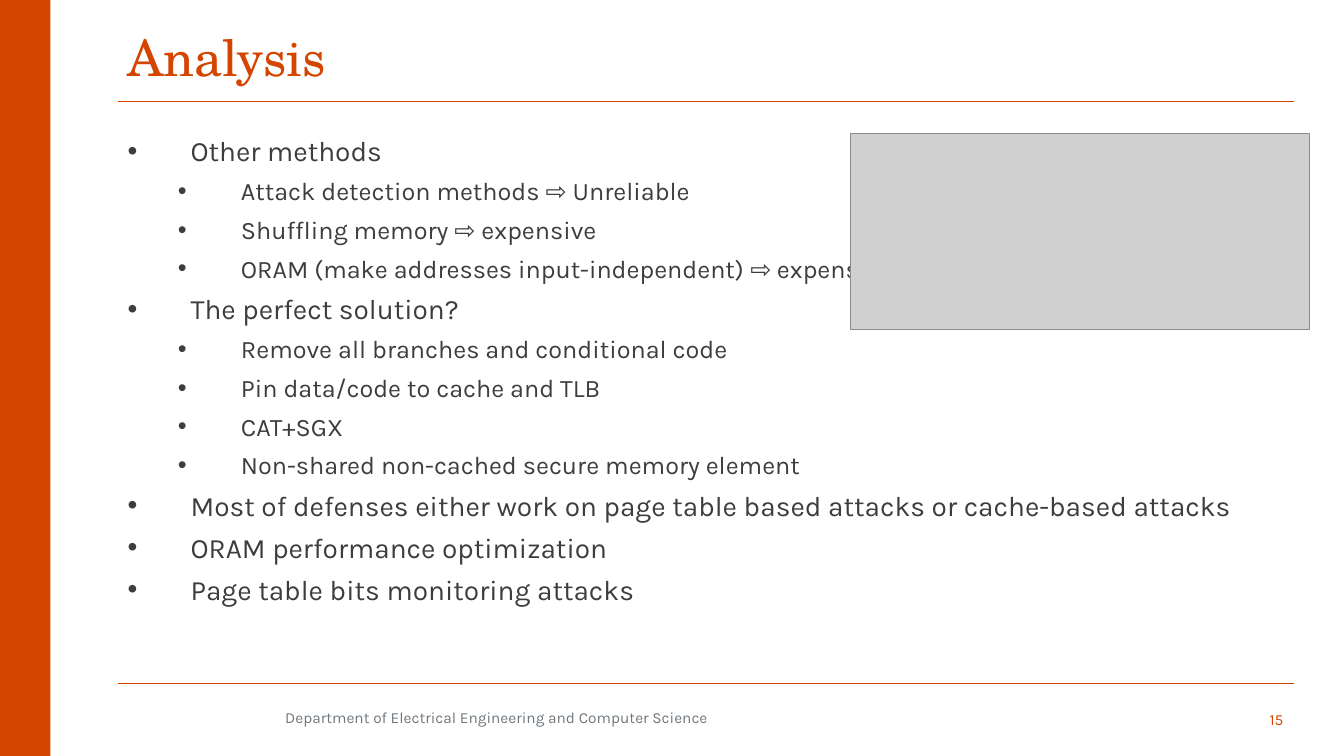
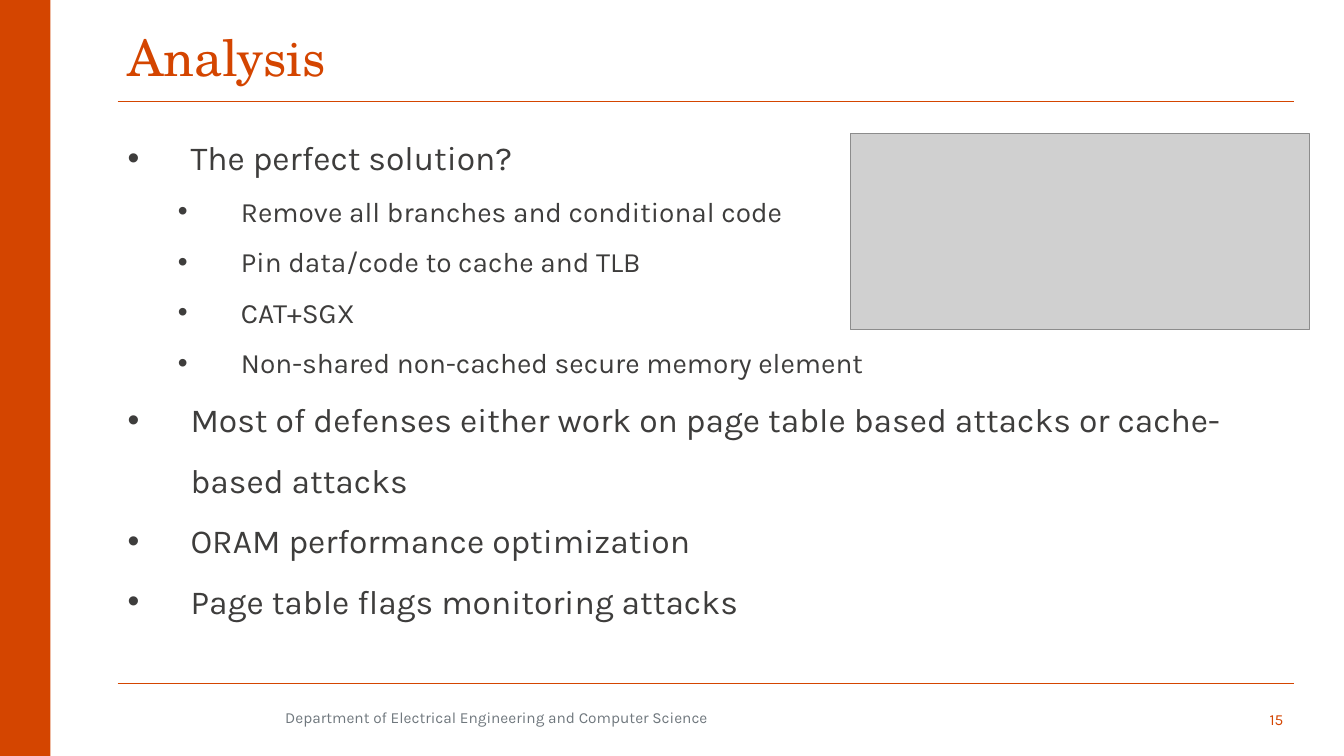
Before and after one commit to aminfallahi/A-Survey-on-SGX-Enclave-Privileged-Side-Channel-Attacks, a slide deck: slide 15 of Presentation/qe2.pptx. Drawn at 1344x756 pixels with LibreOffice and Linux fonts; fonts in the diff are those of the drawing; grey boxes stand for pictures; background and template pictures are left out. Boxes give left, top, right and bottom in pixels: in the first picture for what was removed or moved away, otherwise in the second. Text is boxed around its words. In the diff, an @@ line names an element or a change of style, - is before the commit and + after.

```diff
--- a/Presentation/qe2.pptx
+++ b/Presentation/qe2.pptx
@@ text at bbox=[191, 142, 892, 284]: paragraphs removed @@
-• Other methods
-  • Attack detection methods ⇨ Unreliable
-  • Shuffling memory ⇨ expensive
-  • ORAM (make addresses input-independent) ⇨ expensive
@@ text at bbox=[191, 147, 1220, 561]: size 20 to 24 pt in "The perfect solution?", "Most of defenses either work on page ...", "ORAM performance optimization"; size 18 to 20 pt in "Remove all branches and conditional code", "Pin data/code to cache and TLB", "CAT+SGX", "Non-shared non-cached secure memory element"; line spacing 1 to 1.5; less space between paragraphs @@
@@ text at bbox=[191, 591, 738, 623]: text changed; size 20 to 24 pt @@
-• Page table bits monitoring attacks
+• Page table flags monitoring attacks
```
Also in this commit, not shown: 5 other slides changed, 4 slides removed.
